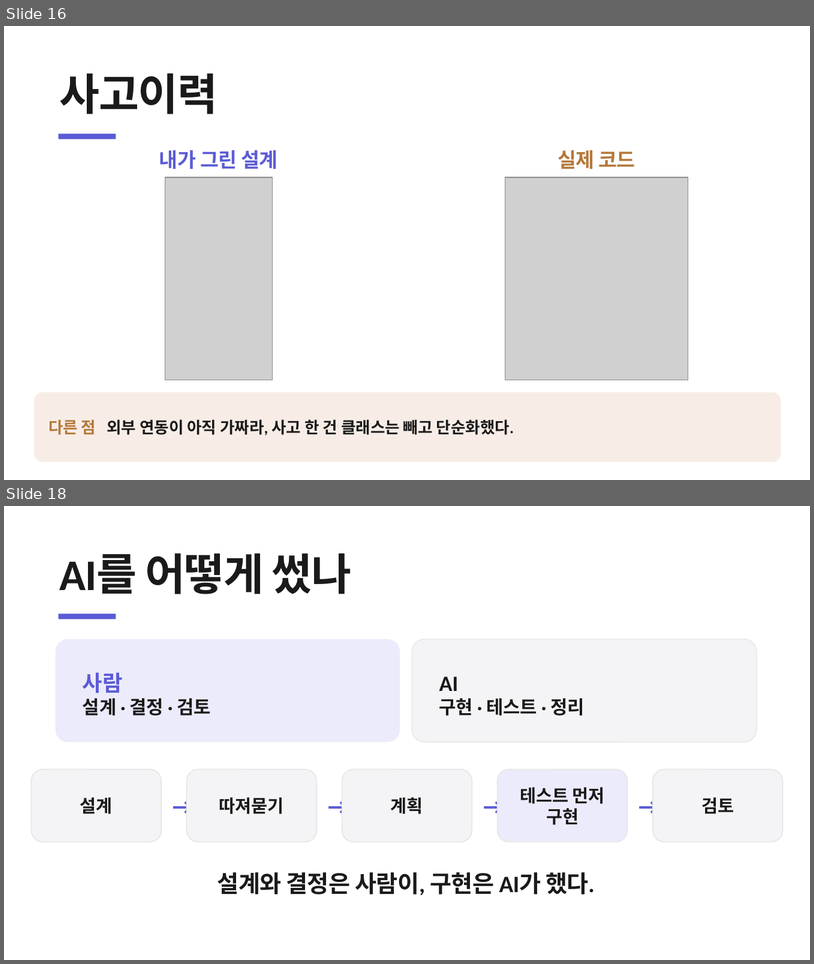
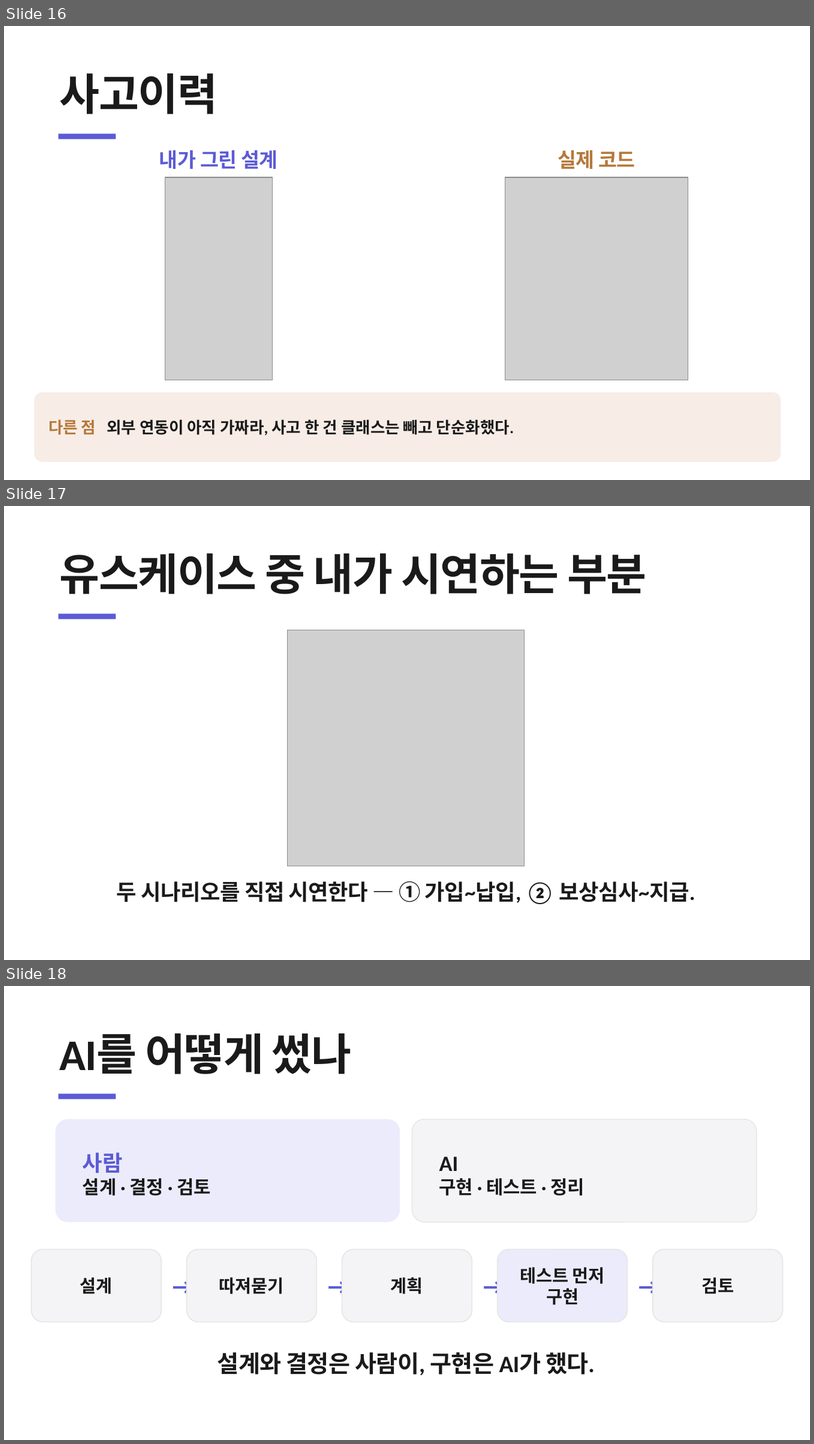
Before and after one commit to heyoonyoon/distributed-programming, a slide deck: docs/presentation/보험발표-figma.pptx. Shown one above the other, each under a label of ours: slides 16 and 18 before the commit, slides 16, 17 and 18 after it; the slides between them are not shown. The pictures are 814x964 and 814x1444 pixels, drawn with LibreOffice and Linux fonts; fonts in the diff are those of the drawing; grey boxes stand for pictures. Boxes give left, top, right and bottom in pixels: in the first picture for what was removed or moved away, otherwise in the second. Text is boxed around its words. In the diff, an @@ line names an element or a change of style, - is before the commit and + after.

```diff
--- a/docs/presentation/보험발표-figma.pptx
+++ b/docs/presentation/보험발표-figma.pptx
@@ slide 17 added at bbox=[4, 506, 810, 960], background #FFFFFF @@
@@ text added at bbox=[60, 553, 647, 594], 52 pt, text #1A1A1A, bold @@
+유스케이스 중 내가 시연하는 부분
@@ rectangle added at bbox=[59, 613, 116, 619], fill #5B5BD6 @@
@@ picture added at bbox=[288, 630, 525, 866] @@
@@ text added at bbox=[117, 881, 696, 904], 26 pt, text #1A1A1A, bold @@
+두 시나리오를 직접 시연한다 — ① 가입~납입, ② 보상심사~지급.
```
Also in this commit, not shown: 1 slide removed, 3 other files.
